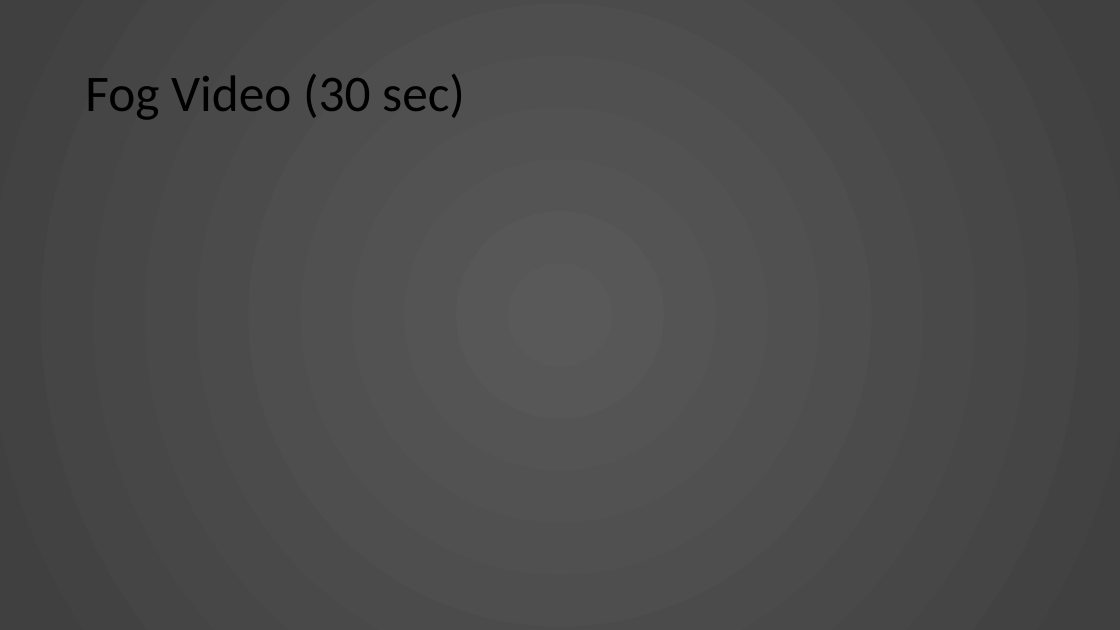
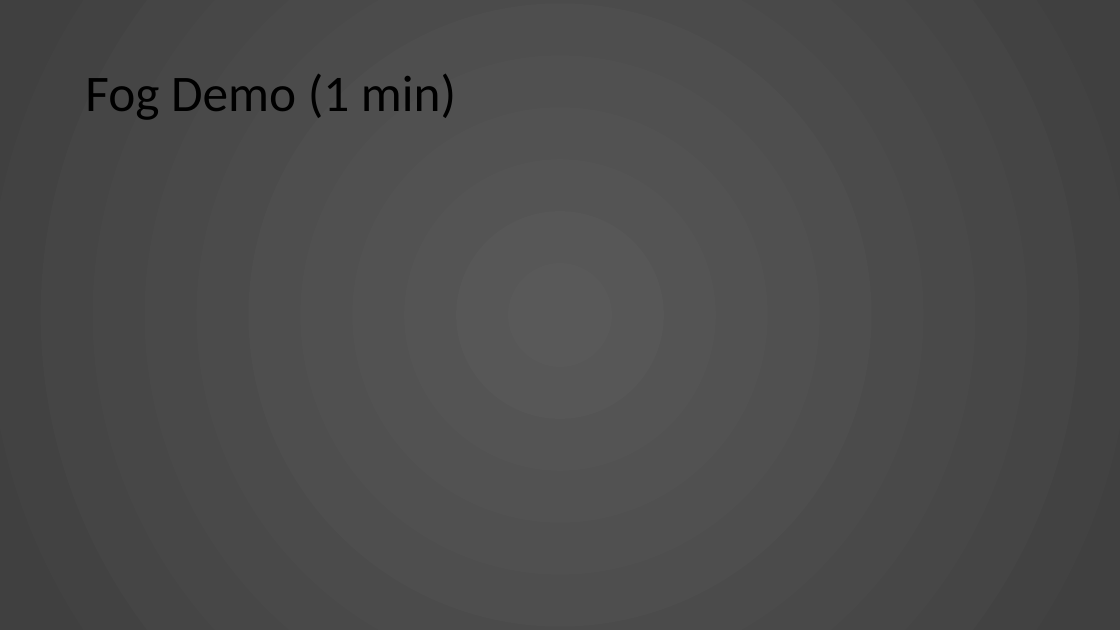
Before and after one commit to KnightTec/ShaderProject, a slide deck: slide 3 of Presentation.pptx. Drawn at 1120x630 pixels with LibreOffice and Linux fonts; fonts in the diff are those of the drawing. Boxes give left, top, right and bottom in pixels: in the first picture for what was removed or moved away, otherwise in the second. Text is boxed around its words. In the diff, an @@ line names an element or a change of style, - is before the commit and + after.

```diff
--- a/Presentation.pptx
+++ b/Presentation.pptx
@@ title at [85, 74, 456, 120]: text changed @@
-Fog Video (30 sec)
+Fog Demo (1 min)
```
Also in this commit, not shown: 4 other slides changed, 10 other files.
